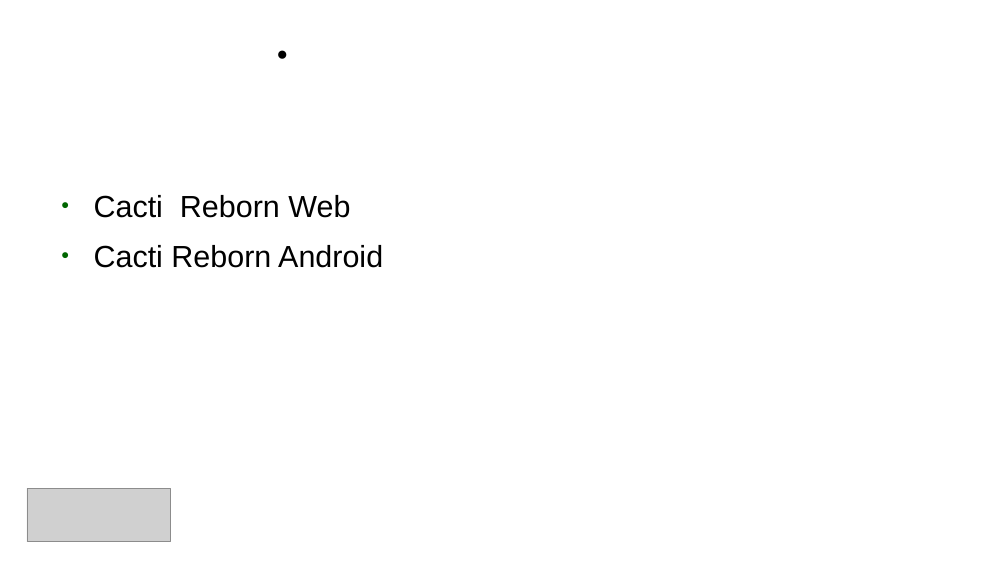
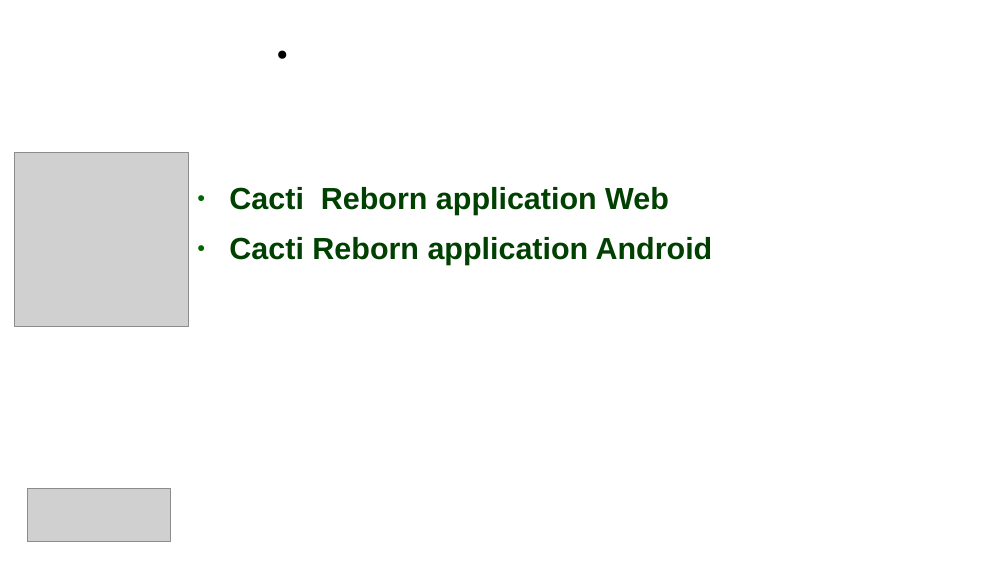
Before and after one commit to MSIR2018/Supervision-Cacti, a slide deck: slide 11 of Powerpoint.pptx (slide 7 before the commit). Drawn at 1008x567 pixels with LibreOffice and Linux fonts; fonts in the diff are those of the drawing; grey boxes stand for pictures; background and template pictures are left out. Boxes give left, top, right and bottom in pixels: in the first picture for what was removed or moved away, otherwise in the second. Text is boxed around its words. In the diff, an @@ line names an element or a change of style, - is before the commit and + after.

```diff
--- a/Powerpoint.pptx
+++ b/Powerpoint.pptx
@@ picture added at box(15, 153, 189, 327) @@
@@ text at box(229, 187, 713, 265): text changed; text colour #000000 to #004000; bold on @@
-● Cacti Reborn Web
-● Cacti Reborn Android
+● Cacti Reborn application Web
+● Cacti Reborn application Android
```
Also in this commit, not shown: 5 other slides changed, 4 slides added.
